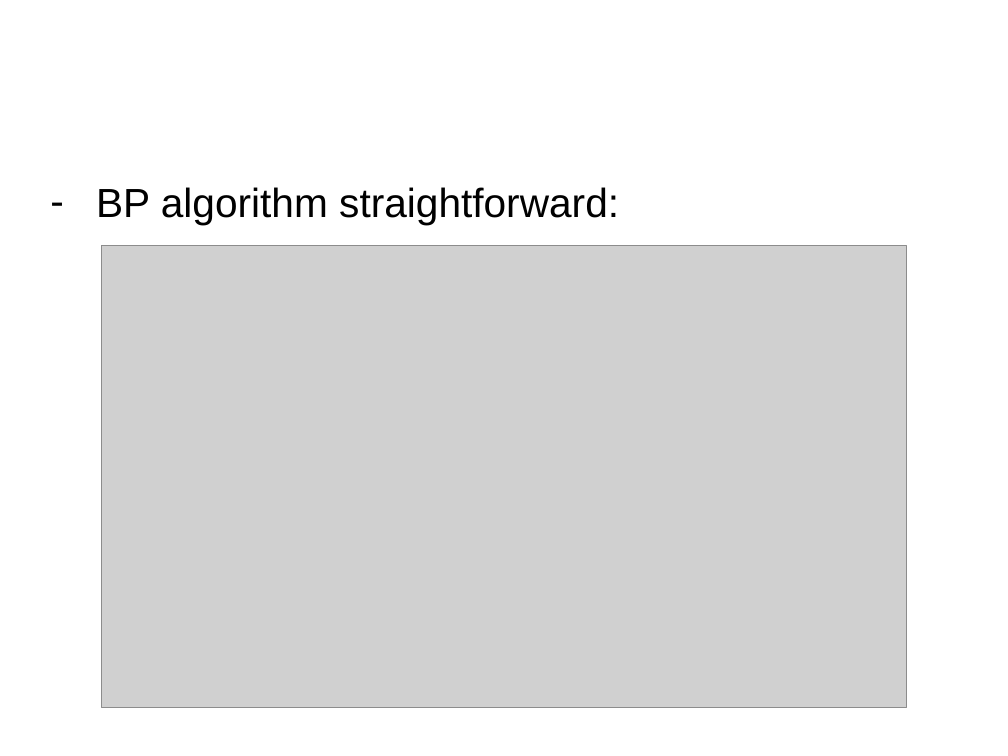
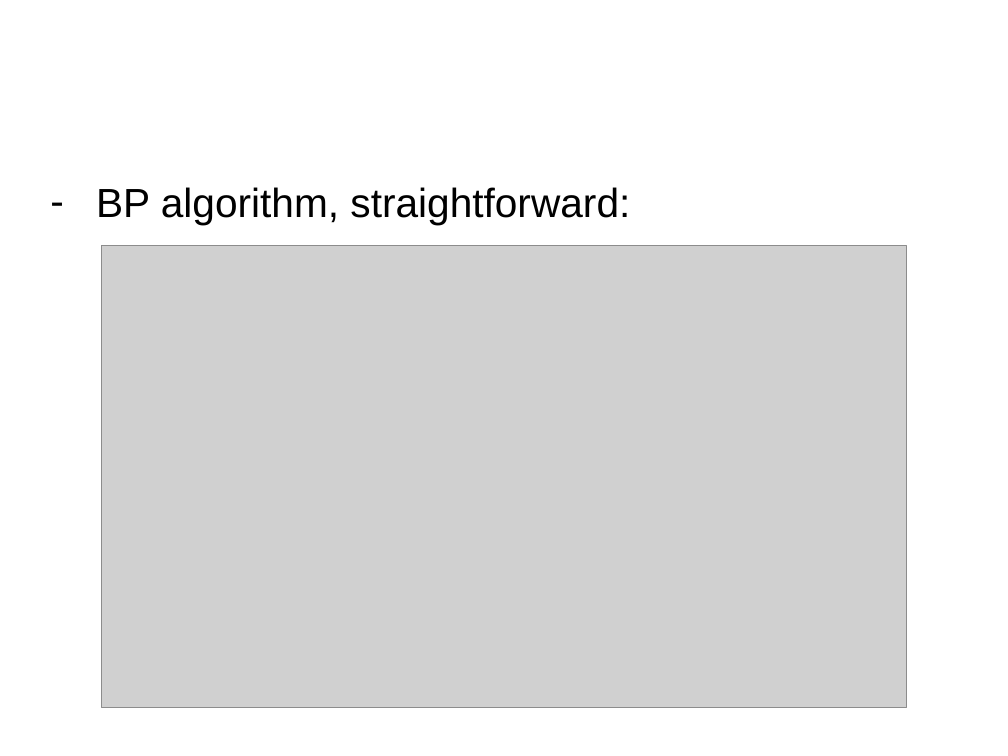
Before and after one commit to lukaszbinden/jmcs-pattern-recognition, a slide deck: slide 6 of Exercise_4/presentation.pptx. Drawn at 1008x756 pixels with LibreOffice and Linux fonts; fonts in the diff are those of the drawing; grey boxes stand for pictures. Boxes give left, top, right and bottom in pixels: in the first picture for what was removed or moved away, otherwise in the second. Text is boxed around its words. In the diff, an @@ line names an element or a change of style, - is before the commit and + after.

```diff
--- a/Exercise_4/presentation.pptx
+++ b/Exercise_4/presentation.pptx
@@ text at (x1=96, y1=187, x2=630, y2=225): text changed @@
-– BP algorithm straightforward:
+– BP algorithm, straightforward:
```
Also in this commit, not shown: 3 other slides changed, 2 slides added.
